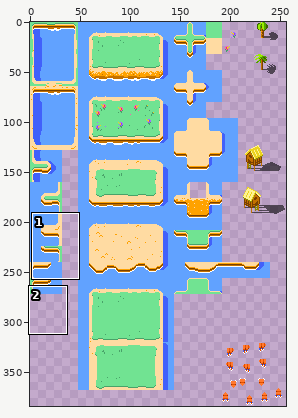
Two versions of one sprite sheet, assets/tileset.png. The first picture is a wide view before the edit; the outline marks the close-up.
Close-up. First the earlier version:
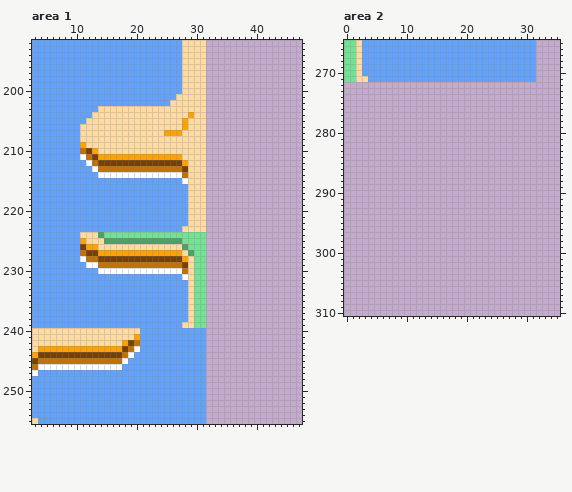
The file is 256x384 pixels. Colours within 5 levels of each other are drawn and written as one. Shown: area 1: x 3..47, y 192..255; area 2: x 0..35, y 265..310. The commit also changed other parts of the picture, which this record leaves out.
And afterwards:
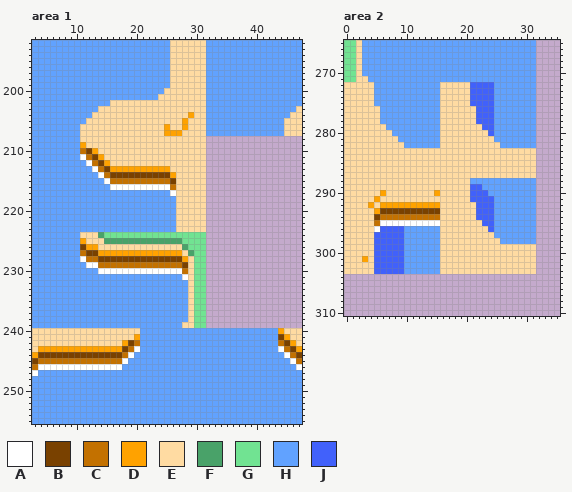
Palette (. is transparent): A #ffffff  B #794100  C #c37100  D #ffa200  E #ffdba2  F #49a269  G #71e392  H #61a2ff  J #4161fb
From old to new:
Changed rows in their new state; - is an unchanged pixel.
Area 1:
first column x 16:
192 ----------EE----HHHHHHHHHHHHHHHH
193 ----------EE----HHHHHHHHHHHHHHHH
194 ----------EE----HHHHHHHHHHHHHHHH
195 ----------EE----HHHHHHHHHHHHHHHH
196 ----------EE----HHHHHHHHHHHHHHHH
197 ----------EE----HHHHHHHHHHHHHHHH
198 ----------EE----HHHHHHHHHHHHHHHH
199 ----------EE----HHHHHHHHHHHHHHHH
200 ---------EEE----HHHHHHHHHHHHHHHH
201 --------EEE-----HHHHHHHHHHHHHHHH
202 EEEEEEEEEE------HHHHHHHHHHHHHHHH
203 ----------------HHHHHHHHHHHHHHHE
204 ----------------HHHHHHHHHHHHHHEE
205 ----------------HHHHHHHHHHHHHEEE
206 ---------D------HHHHHHHHHHHHHEEE
207 ----------------HHHHHHHHHHHHHEEE
first column x 15:
211 EEEEEEEEEEEEE-
212 DEEEEEEEEEEEEE
213 BDDDDDDDDDDEEE
214 CBBBBBBBBBBDEE
215 ACCCCCCCCCCBEE
216 -AAAAAAAAAACEE
217 -----------AEE
218 ------------EE
219 ------------EE
220 ------------EE
221 ------------EE
222 ------------EE
223 ------------E-
first column x 3:
240 -----------------------------HHHHHHHHHHHHDEEE
241 -----------------------------HHHHHHHHHHHHBDEE
242 -----------------------------HHHHHHHHHHHHCBDE
243 -----------------------------HHHHHHHHHHHHACBD
244 -----------------------------HHHHHHHHHHHHHACB
245 -----------------------------HHHHHHHHHHHHHHAC
246 -----------------------------HHHHHHHHHHHHHHHA
247 -----------------------------HHHHHHHHHHHHHHHH
248 -----------------------------HHHHHHHHHHHHHHHH
249 -----------------------------HHHHHHHHHHHHHHHH
250 -----------------------------HHHHHHHHHHHHHHHH
251 -----------------------------HHHHHHHHHHHHHHHH
252 -----------------------------HHHHHHHHHHHHHHHH
253 -----------------------------HHHHHHHHHHHHHHHH
254 -----------------------------HHHHHHHHHHHHHHHH
255 H----------------------------HHHHHHHHHHHHHHHH
Area 2:
first column x 0:
272 EEEEEHHHHHHHHHHHEEEEEJJJJHHHHHHH
273 EEEEEHHHHHHHHHHHEEEEEJJJJHHHHHHH
274 EEEEEHHHHHHHHHHHEEEEEJJJJHHHHHHH
275 EEEEEHHHHHHHHHHHEEEEEJJJJHHHHHHH
276 EEEEEEHHHHHHHHHHEEEEEEJJJHHHHHHH
277 EEEEEEHHHHHHHHHHEEEEEEJJJHHHHHHH
278 EEEEEEHHHHHHHHHHEEEEEEJJJHHHHHHH
279 EEEEEEEHHHHHHHHHEEEEEEEJJHHHHHHH
280 EEEEEEEEHHHHHHHHEEEEEEEEJHHHHHHH
281 EEEEEEEEEHHHHHHHEEEEEEEEEHHHHHHH
282 EEEEEEEEEEHHHHHHEEEEEEEEEEHHHHHH
283 EEEEEEEEEEEEEEEEEEEEEEEEEEEEEEEE
284 EEEEEEEEEEEEEEEEEEEEEEEEEEEEEEEE
285 EEEEEEEEEEEEEEEEEEEEEEEEEEEEEEEE
286 EEEEEEEEEEEEEEEEEEEEEEEEEEEEEEEE
287 EEEEEEEEEEEEEEEEEEEEEEEEEEEEEEEE
288 EEEEEEEEEEEEEEEEEEEEEHHHHHHHHHHH
289 EEEEEEEEEEEEEEEEEEEEEJJHHHHHHHHH
290 EEEEEEDEEEEEEEEDEEEEEJJJHHHHHHHH
291 EEEEEDEEEEEEEEEEEEEEEJJJJHHHHHHH
292 EEEEDEDDDDDDDDDDEEEEEEJJJHHHHHHH
293 EEEEEDBBBBBBBBBBEEEEEEJJJHHHHHHH
294 EEEEEBCCCCCCCCCCEEEEEEJJJHHHHHHH
295 EEEEECAAAAAAAAAAEEEEEEEJJHHHHHHH
296 EEEEEAJJJJHHHHHHEEEEEEEEJHHHHHHH
297 EEEEEJJJJJHHHHHHEEEEEEEEEHHHHHHH
298 EEEEEJJJJJHHHHHHEEEEEEEEEEHHHHHH
299 EEEEEJJJJJHHHHHHEEEEEEEEEEEEEEEE
300 EEEEEJJJJJHHHHHHEEEEEEEEEEEEEEEE
301 EEEDEJJJJJHHHHHHEEEEEEEEEEEEEEEE
302 EEEEEJJJJJHHHHHHEEEEEEEEEEEEEEEE
303 EEEEEJJJJJHHHHHHEEEEEEEEEEEEEEEE
Boxes around the changes in both close-ups, in picture pixels (x1, y1, x2, y2):
changed: (104, 40, 302, 232)
added: (206, 328, 302, 424)
changed: (32, 418, 38, 424)
added: (344, 82, 536, 274)
